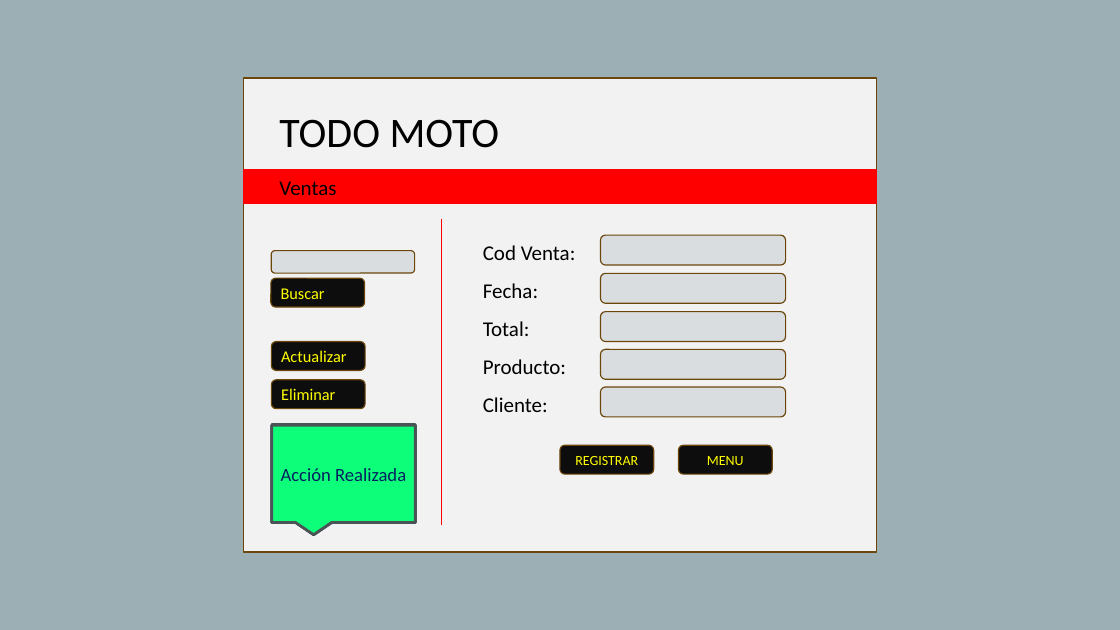
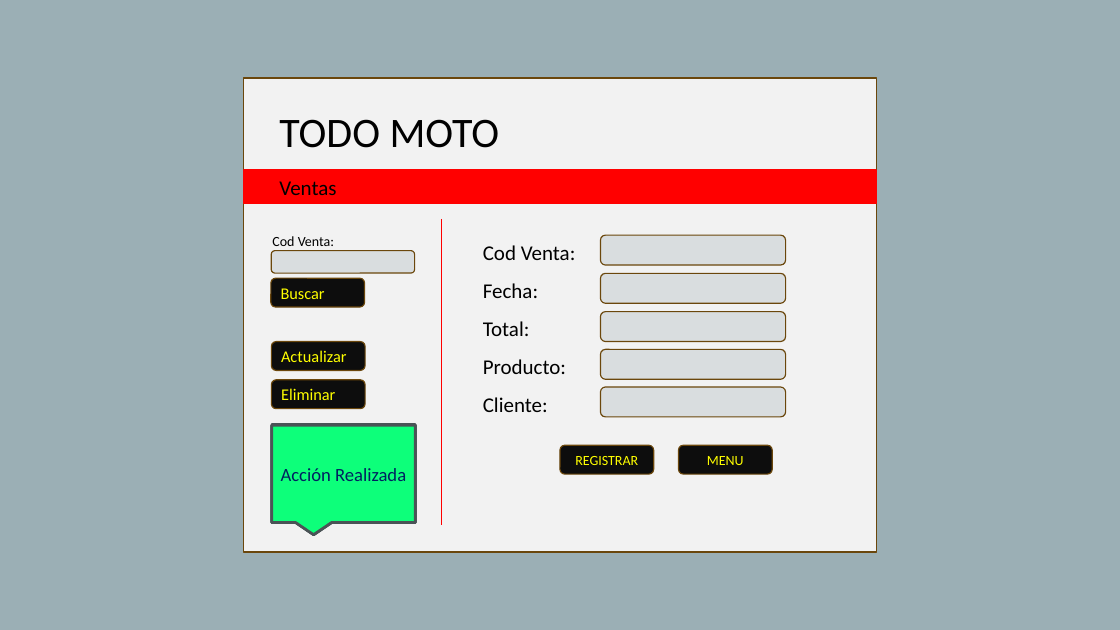
Before and after one commit to esejoel/PRO2, a slide deck: slide 7 of Sistema de Informacion/Prototipo.pptx. Drawn at 1120x630 pixels with LibreOffice and Linux fonts; fonts in the diff are those of the drawing. Boxes give left, top, right and bottom in pixels: in the first picture for what was removed or moved away, otherwise in the second. Text is boxed around its words. In the diff, an @@ line names an element or a change of style, - is before the commit and + after.

```diff
--- a/Sistema de Informacion/Prototipo.pptx
+++ b/Sistema de Informacion/Prototipo.pptx
@@ text added at (x1=272, y1=236, x2=334, y2=246), 12 pt, text #000000 @@
+Cod Venta:
```
Also in this commit, not shown: 5 other slides changed.
